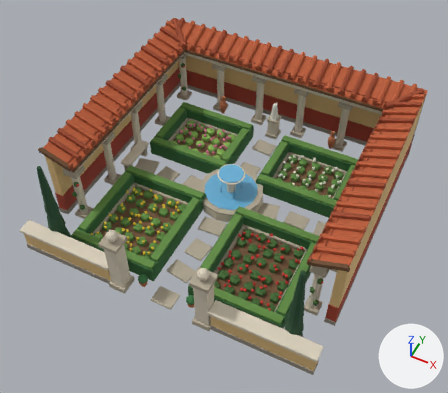
One commit to the Blender file Blender/Saeulengarten.blend: the scene before it, then after it.
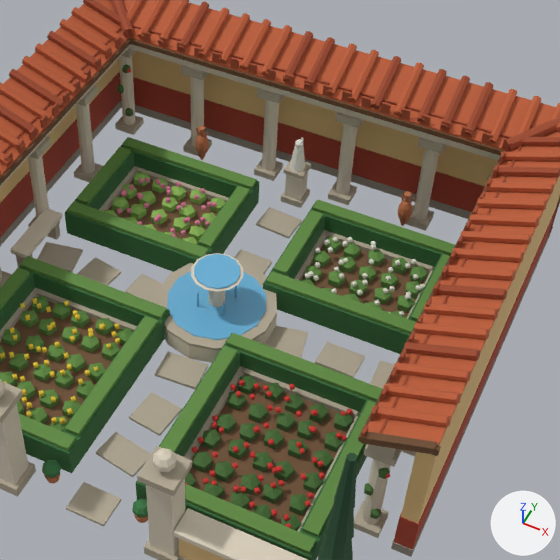
Each version appears first whole from a camera (50 mm lens) standing at (2.22, -4.64, 5.78) and looking at (0.06, -0.31, 0.37), and next in a close-up on the part from 26% to 92% of the width and 7% to 83% of the height. Arrows for +X, +Y and +Z are at lower right; the lights stay in place. The older version's two pictures come first.

Names of what the first close-up shows: 'Saeulengarten_0'.
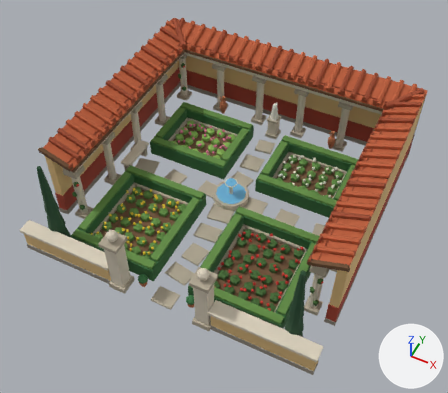
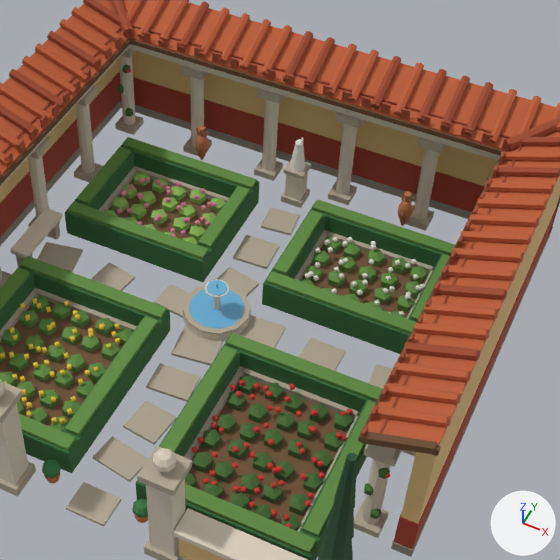
What changed in the scene script:
```text
Change me_saeulengarten_0:
    remove me_saeulengarten_0.from_pydata(...)  # 6788 vertices, 6630 faces; spans x -1.77..1.77, y -1.78..1.77, z 0.0..1.26
    add me_saeulengarten_0.from_pydata(...)  # 6742 vertices, 6605 faces; spans x -1.77..1.77, y -1.78..1.77, z 0.0..1.26
    me_saeulengarten_0 part 1: a new loose piece, a 12-sided cylinder along z spanning x -0.225..0.225, y -0.225..0.225, z 0.0..0.08, in mat_kalkstein (pale yellow #dbd1bd)
    me_saeulengarten_0 part 2: a new loose piece, a 12-sided cylinder along z spanning x -0.225..0.225, y -0.225..0.225, z 0.08..0.092, in mat_kalksteindunkel (beige #b3a894)
    me_saeulengarten_0 part 3: a new loose piece, a 12-sided cylinder along z spanning x -0.185..0.185, y -0.185..0.185, z 0.082..0.094, in mat_wasser (blue #6bb3d9)
    me_saeulengarten_0 part 4: a new loose piece, an 8-sided cylinder along z spanning x -0.022..0.022, y -0.022..0.022, z 0.08..0.25, in mat_kalkstein (pale yellow #dbd1bd)
    me_saeulengarten_0 part 5: a new loose piece, a 10-sided cut cone along z (radius 0.03 at the low end, 0.08 at the high end) spanning x -0.076..0.076, y -0.08..0.08, z 0.24..0.28, in mat_kalkstein (pale yellow #dbd1bd)
    me_saeulengarten_0 part 6: a new loose piece, a 10-sided cylinder along z spanning x -0.0647..0.0647, y -0.068..0.068, z 0.278..0.286, in mat_wasser (blue #6bb3d9)
    me_saeulengarten_0 part 7: the loose piece of 8 vertices spanning x -0.16..0.15, y -1.36..-1.13, z 0.0..0.02 is moved by (0.0, -0.04, 0.0)
    me_saeulengarten_0 part 8: the loose piece of 8 vertices spanning x -0.11..0.15, y -1.03..-0.76, z 0.0..0.02 is moved by (0.0, -0.07, 0.0)
    me_saeulengarten_0 part 9: the loose piece of 8 vertices spanning x -0.14..0.15, y -0.63..-0.41, z 0.0..0.02 is moved by (0.0, -0.11, 0.0)
    me_saeulengarten_0 part 10: the loose piece of 8 vertices spanning x -0.13..0.15, y 0.89..1.11, z 0.0..0.02 is scaled about its middle by (-1.06, 1.23, 1), then moved by (0.0, -1.29, 0.0)
    me_saeulengarten_0 part 11: the loose piece of 8 vertices spanning x 0.36..0.65, y -0.15..0.13, z 0.0..0.02 is scaled about its middle by (-0.996, 0.869, 1), then moved by (-0.52, 0.32, 0.0)
    me_saeulengarten_0 part 12: the loose piece of 8 vertices spanning x 1.11..1.34, y -0.12..0.13, z 0.0..0.02 is scaled about its middle by (1.14, 1, 1), then moved by (-1.24, 0.66, 0.0)
    me_saeulengarten_0 part 13: the loose piece of 8 vertices spanning x -0.13..0.12, y 0.41..0.63, z 0.0..0.02 is turned 7.6 degrees about the z axis through its middle and scaled by 0.938, then moved by (0.01, 0.5, 0.0)
    me_saeulengarten_0 part 14: the loose piece of 8 vertices spanning x -1.03..-0.76, y -0.14..0.11, z 0.0..0.02 is moved by (0.11, 0.0, 0.0)
    me_saeulengarten_0 part 15: the loose piece of 8 vertices spanning x -0.65..-0.39, y -0.11..0.11, z 0.0..0.02 is moved by (0.22, 0.0, 0.0)
    me_saeulengarten_0 part 16: the loose piece of 8 vertices spanning x 0.74..1.01, y -0.08..0.11, z 0.0..0.02 is scaled about its middle by (1.06, 1.28, 1), then moved by (-0.56, -0.03, 0.0)
    me_saeulengarten_0 part 17: the loose piece of 8 vertices spanning x 0.74..1.01, y -0.08..0.11, z 0.0..0.02 is copied, and the copy is scaled about its middle by (0.941, 1.14, 1), then moved by (-0.12, -0.03, 0.0); it spans x 0.63..0.88, y -0.12..0.1, z 0.0..0.02
    me_saeulengarten_0 part 18: the loose piece of 8 vertices spanning x 1.11..1.34, y -0.12..0.13, z 0.0..0.02 is copied, and the copy is scaled about its middle by (1.05, 0.88, 1), then moved by (0.0, -0.02, 0.0); it spans x 1.09..1.35, y -0.13..0.1, z 0.0..0.02
    me_saeulengarten_0 part 19: 10 loose pieces with 200 vertices, spanning x -0.39..0.39, y -0.4..0.4, z 0.0..0.44, are deleted
    other edits to the shape of me_saeulengarten_0 do not show in these pictures
```

Pixel boxes [x1, y1, x2, y2] of what changed, in the close-ups (560 x 560 px; the box of a moved part takes in the faces that stretch with it):
part 1 of me_saeulengarten_0, added
    after: [183, 309, 251, 341]
part 2 of me_saeulengarten_0, added
    after: [183, 285, 251, 335]
part 3 of me_saeulengarten_0, added (blue)
    after: [189, 289, 245, 329]
part 4 of me_saeulengarten_0, added
    after: [214, 297, 220, 310]
part 5 of me_saeulengarten_0, added
    after: [205, 279, 229, 297]
part 6 of me_saeulengarten_0, added
    after: [207, 280, 227, 296]
part 7 of me_saeulengarten_0, moved or reshaped
    before: [96, 432, 151, 477]
    after: [93, 436, 148, 482]
part 8 of me_saeulengarten_0, moved or reshaped
    before: [129, 392, 182, 436]
    after: [123, 401, 176, 445]
part 9 of me_saeulengarten_0, moved or reshaped
    before: [155, 351, 208, 389]
    after: [146, 363, 201, 402]
part 10 of me_saeulengarten_0, moved or reshaped
    before: [256, 207, 302, 239]
    after: [171, 326, 224, 366]
part 11 of me_saeulengarten_0, moved or reshaped
    before: [265, 326, 308, 358]
    after: [217, 267, 259, 297]
part 12 of me_saeulengarten_0, moved or reshaped
    before: [370, 360, 394, 389]
    after: [233, 235, 280, 269]
part 13 of me_saeulengarten_0, moved or reshaped
    before: [234, 249, 272, 274]
    after: [261, 207, 300, 236]
part 14 of me_saeulengarten_0, moved or reshaped
    before: [77, 257, 121, 286]
    after: [91, 262, 135, 291]
part 15 of me_saeulengarten_0, moved or reshaped
    before: [125, 274, 163, 304]
    after: [154, 284, 190, 318]
part 16 of me_saeulengarten_0, moved or reshaped
    before: [315, 342, 365, 378]
    after: [238, 315, 286, 348]
part 17 of me_saeulengarten_0, added (beige)
    after: [299, 338, 346, 371]
part 18 of me_saeulengarten_0, added
    after: [369, 364, 393, 389]
part 19 of me_saeulengarten_0, deleted
    before: [157, 253, 277, 363]
